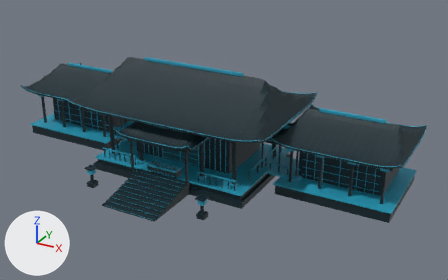
What one commit did to the glTF model public/models/honden-01.glb.
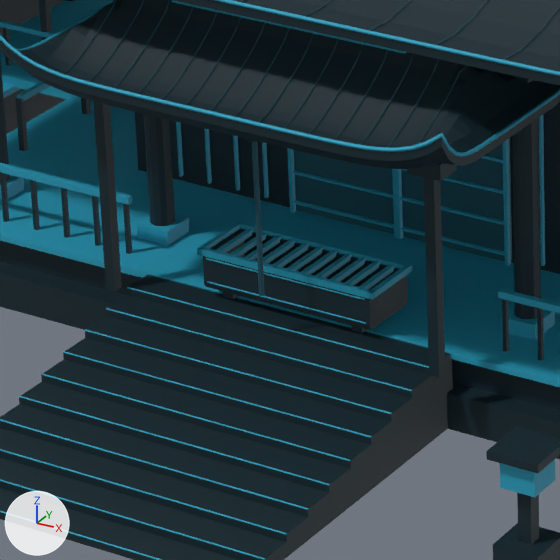
Each version appears first whole from a camera (50 mm lens) standing at (33.92, -54.63, 31.19) and looking at (4.2, -0.6, 4.18), and next in a close-up on the part from 25% to 46% of the width and 44% to 77% of the height. Lighting does not change. The marker at lower left points along +X, +Y and +Z. The older version's two pictures come first.
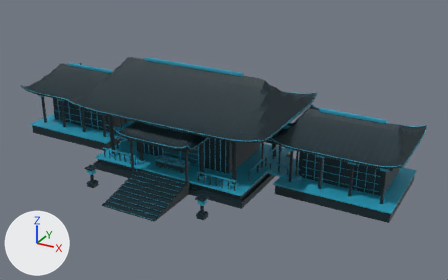
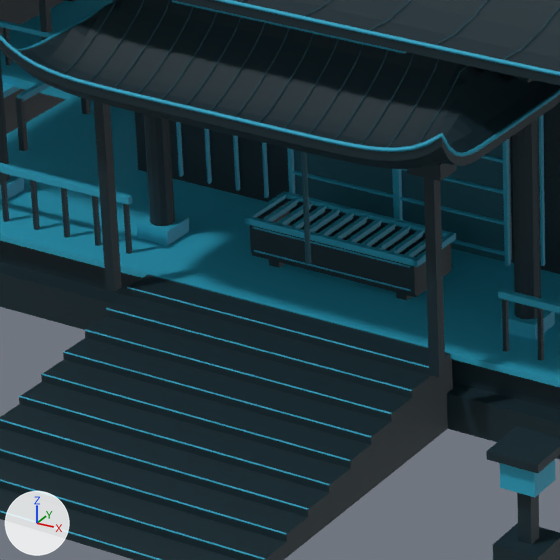
Commit message: Move offertory box and bell toward porch center

Pixel boxes (x1, y1, x2, y2) of what changed, in the close-ups (560 x 560 px):
```json
{"object": "Offertory long wall", "change": "moved", "before": [203, 256, 374, 328], "after": [250, 225, 418, 295]}
{"object": "Offertory top rim", "change": "moved", "before": [197, 247, 376, 300], "after": [244, 216, 421, 267]}
{"object": "Offertory long wall.001", "change": "moved", "before": [239, 228, 408, 301], "after": [285, 198, 451, 268]}
{"object": "Offertory top rim.001", "change": "moved", "before": [239, 222, 412, 271], "after": [282, 191, 456, 241]}
{"object": "Bell rope", "change": "moved", "before": [252, 142, 265, 296], "after": [301, 152, 311, 264]}
{"object": "Offertory end wall.001", "change": "moved", "before": [370, 270, 407, 324], "after": [415, 237, 450, 293]}
{"object": "Offertory bottom", "change": "moved", "before": [205, 285, 407, 330], "after": [252, 253, 451, 297]}
{"object": "Offertory side rim.001", "change": "moved", "before": [368, 264, 412, 299], "after": [413, 232, 456, 267]}
{"object": "Offertory side rim", "change": "moved", "before": [197, 221, 243, 256], "after": [244, 192, 288, 225]}
{"object": "Offertory grate slat.009", "change": "moved", "before": [345, 260, 381, 285], "after": [390, 229, 425, 253]}
{"object": "Offertory grate slat.004", "change": "moved", "before": [272, 242, 309, 267], "after": [319, 212, 354, 236]}
{"object": "Offertory grate slat.007", "change": "moved", "before": [315, 253, 352, 278], "after": [361, 222, 396, 246]}
{"object": "Offertory grate slat.008", "change": "moved", "before": [330, 257, 366, 282], "after": [375, 226, 410, 250]}
{"object": "Offertory grate slat.005", "change": "moved", "before": [287, 246, 324, 271], "after": [332, 215, 368, 239]}
{"object": "Offertory grate slat.006", "change": "moved", "before": [301, 249, 338, 274], "after": [347, 219, 382, 243]}
{"object": "Offertory grate slat", "change": "moved", "before": [217, 228, 254, 253], "after": [263, 198, 299, 222]}
{"object": "Offertory grate slat.003", "change": "moved", "before": [263, 239, 295, 263], "after": [310, 208, 340, 232]}
{"object": "Offertory front band", "change": "moved", "before": [207, 281, 366, 324], "after": [254, 250, 410, 291]}
{"object": "Offertory front band.001", "change": "moved", "before": [206, 258, 365, 300], "after": [253, 227, 410, 268]}
{"object": "Offertory grate slat.002", "change": "moved", "before": [244, 235, 281, 260], "after": [291, 205, 326, 229]}
{"object": "Offertory grate slat.010", "change": "moved", "before": [359, 264, 395, 289], "after": [403, 239, 426, 257]}
{"object": "Offertory grate slat.001", "change": "moved", "before": [230, 232, 267, 256], "after": [277, 202, 313, 225]}
{"object": "Offertory end wall", "change": "moved", "before": [210, 229, 245, 257], "after": [257, 199, 290, 226], "on screen": "mostly hidden"}
{"object": "Offertory foot.001", "change": "moved", "before": [351, 325, 367, 333], "after": [396, 292, 412, 300], "on screen": "mostly hidden"}
{"object": "Offertory foot", "change": "moved", "before": [223, 291, 239, 299], "after": [269, 260, 284, 268], "on screen": "mostly hidden"}
```

Scene script edits in JSON lines:
```json
{"op": "set", "path": "ob_bell_rope.location", "old": "(0.0, 0.0, 0.0)", "new": "(0.0, 1.45, 0.0)"}
{"op": "set", "path": "ob_offertory_bottom.location", "old": "(0.0, -5.92, 1.67)", "new": "(0.0, -4.47, 1.67)"}
{"op": "set", "path": "ob_offertory_end_wall.location", "old": "(-1.69, -5.92, 1.98)", "new": "(-1.69, -4.47, 1.98)"}
{"op": "set", "path": "ob_offertory_end_wall_001.location", "old": "(1.69, -5.92, 1.98)", "new": "(1.69, -4.47, 1.98)"}
{"op": "set", "path": "ob_offertory_foot.location", "old": "(-1.36, -5.92, 1.53)", "new": "(-1.36, -4.47, 1.53)"}
{"op": "set", "path": "ob_offertory_foot_001.location", "old": "(1.36, -5.92, 1.53)", "new": "(1.36, -4.47, 1.53)"}
{"op": "set", "path": "ob_offertory_front_band.location", "old": "(0.0, 0.0, 0.0)", "new": "(0.0, 1.45, 0.0)"}
{"op": "set", "path": "ob_offertory_front_band_001.location", "old": "(0.0, 0.0, 0.0)", "new": "(0.0, 1.45, 0.0)"}
{"op": "set", "path": "ob_offertory_grate_slat.location", "old": "(-1.5, -5.92, 2.29)", "new": "(-1.5, -4.47, 2.29)"}
{"op": "set", "path": "ob_offertory_grate_slat_001.location", "old": "(-1.2, -5.92, 2.29)", "new": "(-1.2, -4.47, 2.29)"}
{"op": "set", "path": "ob_offertory_grate_slat_002.location", "old": "(-0.9, -5.92, 2.29)", "new": "(-0.9, -4.47, 2.29)"}
{"op": "set", "path": "ob_offertory_grate_slat_003.location", "old": "(-0.6, -5.92, 2.29)", "new": "(-0.6, -4.47, 2.29)"}
{"op": "set", "path": "ob_offertory_grate_slat_004.location", "old": "(-0.3, -5.92, 2.29)", "new": "(-0.3, -4.47, 2.29)"}
{"op": "set", "path": "ob_offertory_grate_slat_005.location", "old": "(0.0, -5.92, 2.29)", "new": "(0.0, -4.47, 2.29)"}
{"op": "set", "path": "ob_offertory_grate_slat_006.location", "old": "(0.3, -5.92, 2.29)", "new": "(0.3, -4.47, 2.29)"}
{"op": "set", "path": "ob_offertory_grate_slat_007.location", "old": "(0.6, -5.92, 2.29)", "new": "(0.6, -4.47, 2.29)"}
{"op": "set", "path": "ob_offertory_grate_slat_008.location", "old": "(0.9, -5.92, 2.29)", "new": "(0.9, -4.47, 2.29)"}
{"op": "set", "path": "ob_offertory_grate_slat_009.location", "old": "(1.2, -5.92, 2.29)", "new": "(1.2, -4.47, 2.29)"}
{"op": "set", "path": "ob_offertory_grate_slat_010.location", "old": "(1.5, -5.92, 2.29)", "new": "(1.5, -4.47, 2.29)"}
{"op": "set", "path": "ob_offertory_long_wall.location", "old": "(0.0, -6.47, 1.98)", "new": "(0.0, -5.02, 1.98)"}
{"op": "set", "path": "ob_offertory_long_wall_001.location", "old": "(0.0, -5.37, 1.98)", "new": "(0.0, -3.92, 1.98)"}
{"op": "set", "path": "ob_offertory_side_rim.location", "old": "(-1.79, -5.92, 2.31)", "new": "(-1.79, -4.47, 2.31)"}
{"op": "set", "path": "ob_offertory_side_rim_001.location", "old": "(1.79, -5.92, 2.31)", "new": "(1.79, -4.47, 2.31)"}
{"op": "set", "path": "ob_offertory_top_rim.location", "old": "(0.0, -6.51, 2.31)", "new": "(0.0, -5.06, 2.31)"}
{"op": "set", "path": "ob_offertory_top_rim_001.location", "old": "(0.0, -5.33, 2.31)", "new": "(0.0, -3.88, 2.31)"}
```
